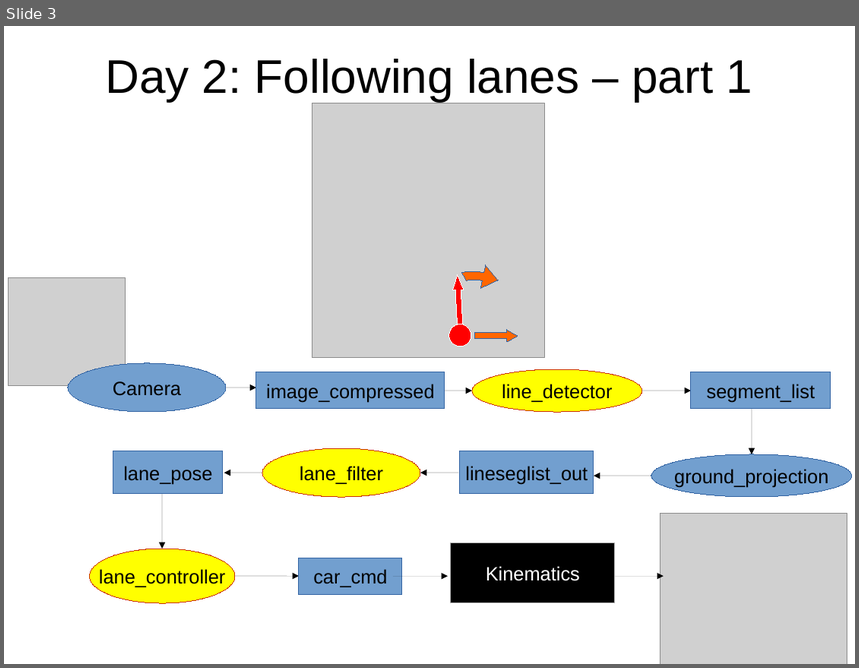
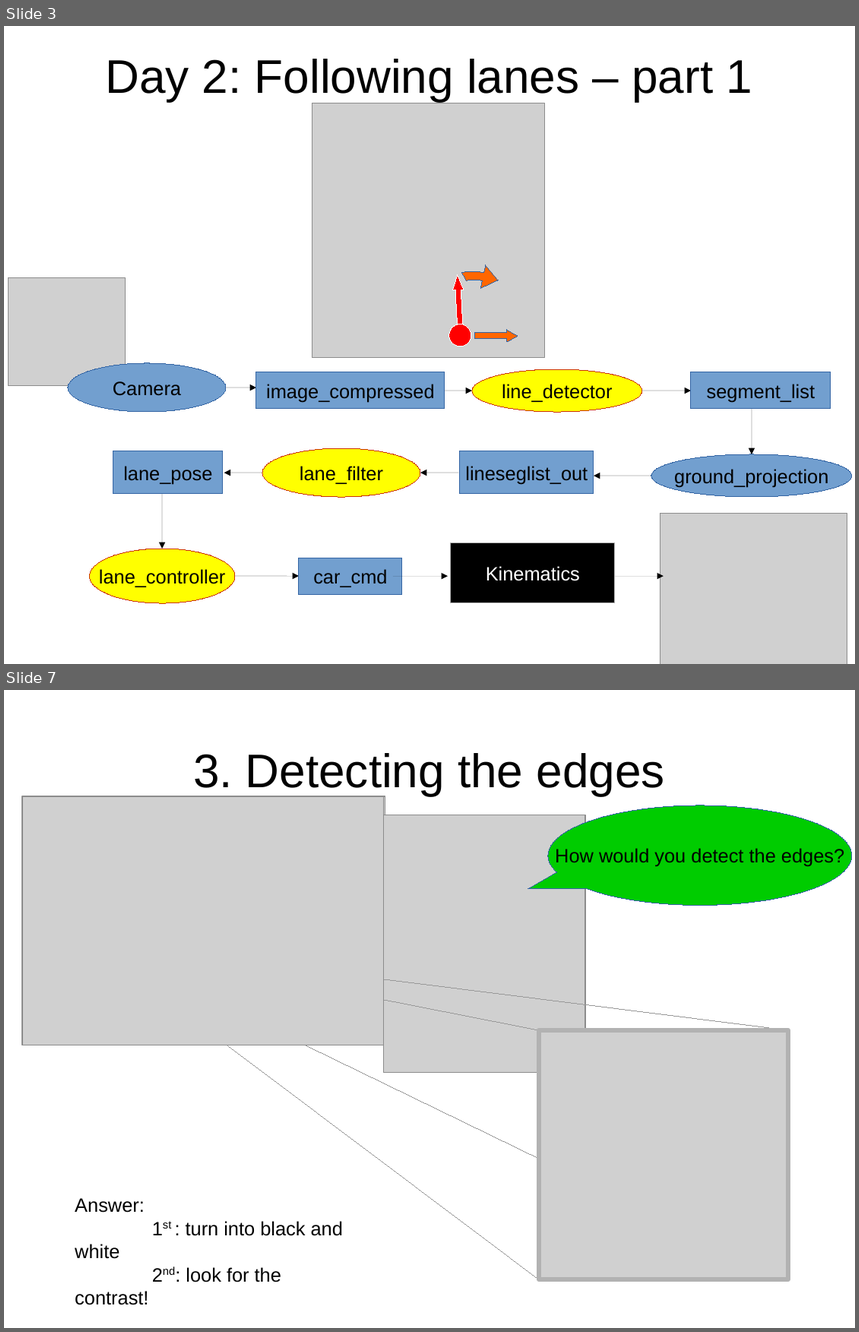
Before and after one commit to maivincent/MISE_presentations, a slide deck: step2_lane_control.odp. Shown one above the other, each under a label of ours: slide 3 before the commit, slides 3 and 7 after it; the slides between them are not shown. The pictures are 859x668 and 859x1332 pixels, drawn with LibreOffice and Linux fonts; fonts in the diff are those of the drawing; grey boxes stand for pictures. Boxes give left, top, right and bottom in pixels: in the first picture for what was removed or moved away, otherwise in the second. Text is boxed around its words. In the diff, an @@ line names an element or a change of style, - is before the commit and + after.

```diff
--- a/step2_lane_control.odp
+++ b/step2_lane_control.odp
@@ slide 7 added at bbox=[4, 690, 855, 1328], background #FFFFFF @@
@@ title added at bbox=[193, 753, 665, 796], 44 pt, text #000000 @@
+3. Detecting the edges
@@ picture added at bbox=[22, 796, 385, 1046] @@
@@ picture added at bbox=[23, 796, 386, 1046] @@
@@ picture added at bbox=[384, 815, 585, 1073] @@
@@ speech bubble added at bbox=[549, 806, 853, 906], fill #00CC00, outline #3465A4 0 pt, 18 pt, text #000000 @@
+How would you detect the edges?
@@ line added from (138, 952) to (539, 1030), #999999 0 pt @@
@@ line added from (162, 952) to (789, 1030), #999999 0 pt @@
@@ line added from (135, 976) to (539, 1280), #999999 0 pt @@
@@ line added from (162, 976) to (789, 1280), #999999 0 pt @@
@@ picture added at bbox=[539, 1030, 789, 1280] @@
@@ rectangle added at bbox=[539, 1030, 789, 1280], outline #B2B2B2 4.51 pt @@
@@ text added at bbox=[75, 1198, 343, 1306], 18 pt, text #000000 @@
+Answer:
+1st : turn into black and white
+2nd: look for the contrast!
```
Also in this commit, not shown: 1 slide changed, 5 other slides added, 1 slide removed, 11 other files.
